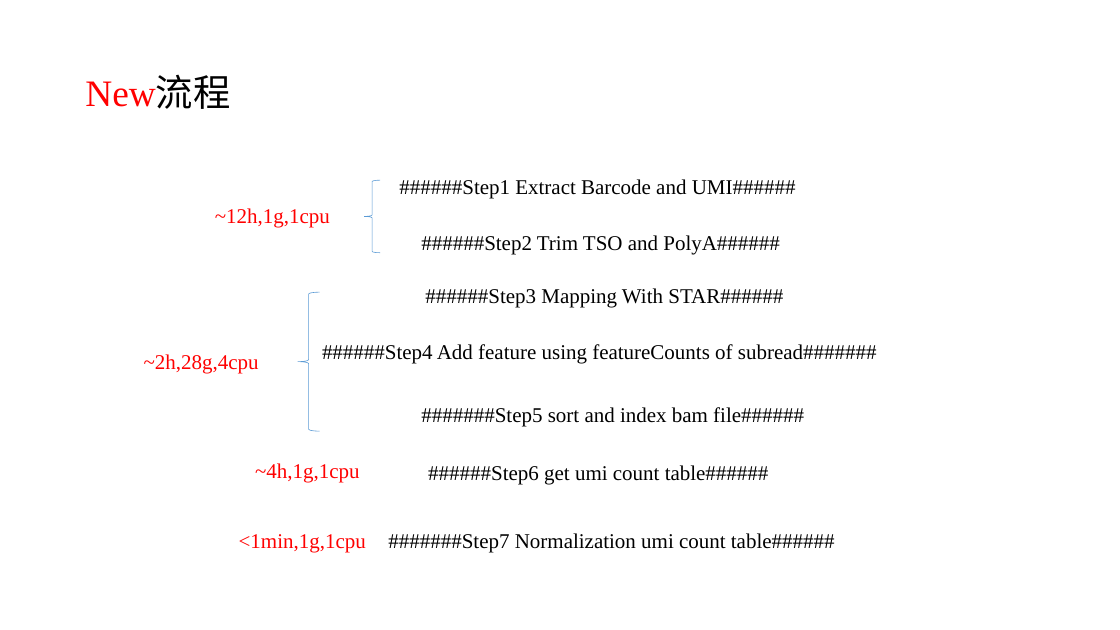
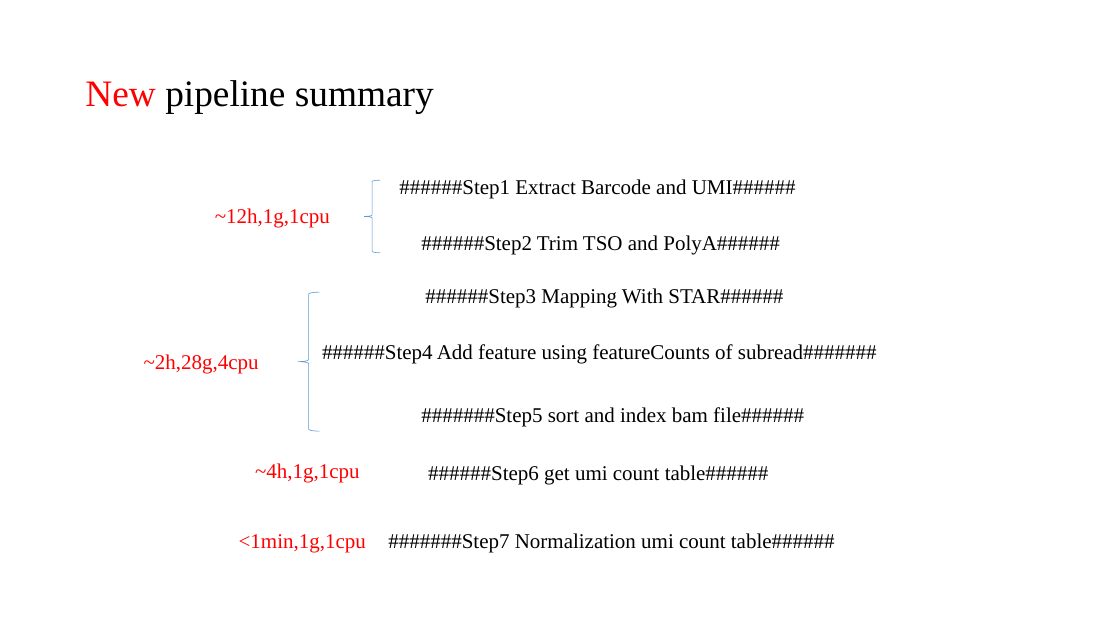
Before and after one commit to zorrodong/HECA, a slide deck: slide 4 of scRNA-seq_pipeline_hg38/Single-cell_RNA-seq_pipeline.pptx. Drawn at 1120x630 pixels with LibreOffice and Linux fonts; fonts in the diff are those of the drawing. Boxes give left, top, right and bottom in pixels: in the first picture for what was removed or moved away, otherwise in the second. Text is boxed around its words. In the diff, an @@ line names an element or a change of style, - is before the commit and + after.

```diff
--- a/scRNA-seq_pipeline_hg38/Single-cell_RNA-seq_pipeline.pptx
+++ b/scRNA-seq_pipeline_hg38/Single-cell_RNA-seq_pipeline.pptx
@@ title at (85, 80, 434, 113): text changed; text colour #FF0000 to #000000 @@
-New流程
+New pipeline summary
```
Also in this commit, not shown: 5 other slides changed, 2 slides added, 2 slides removed.
